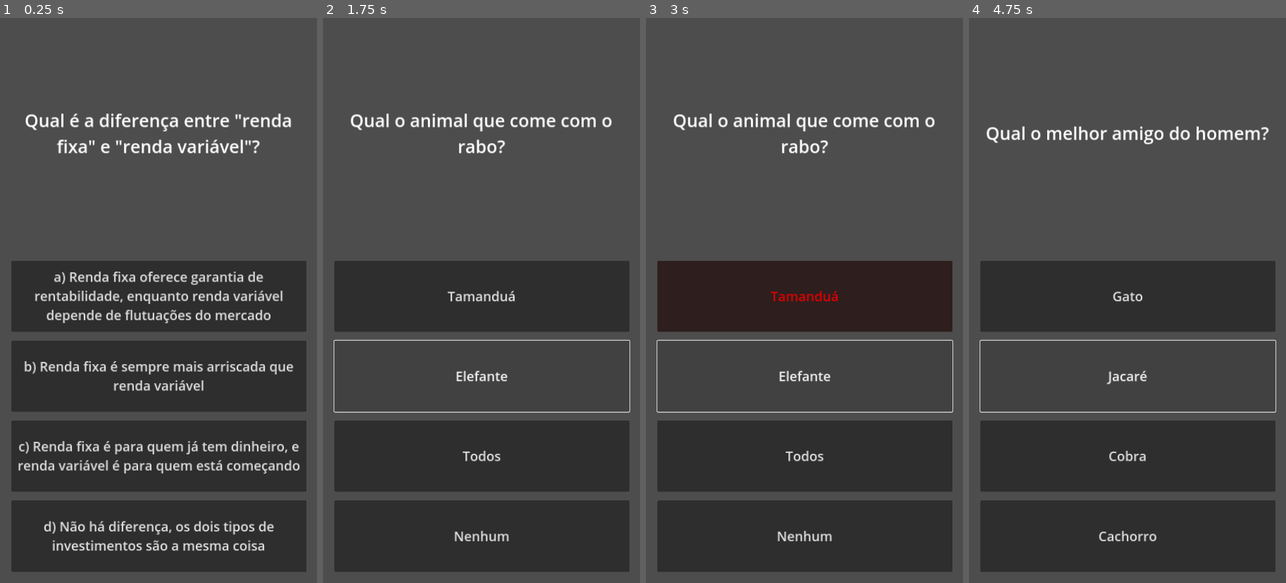
Above: before the commit, frames 1-4 (left to right).
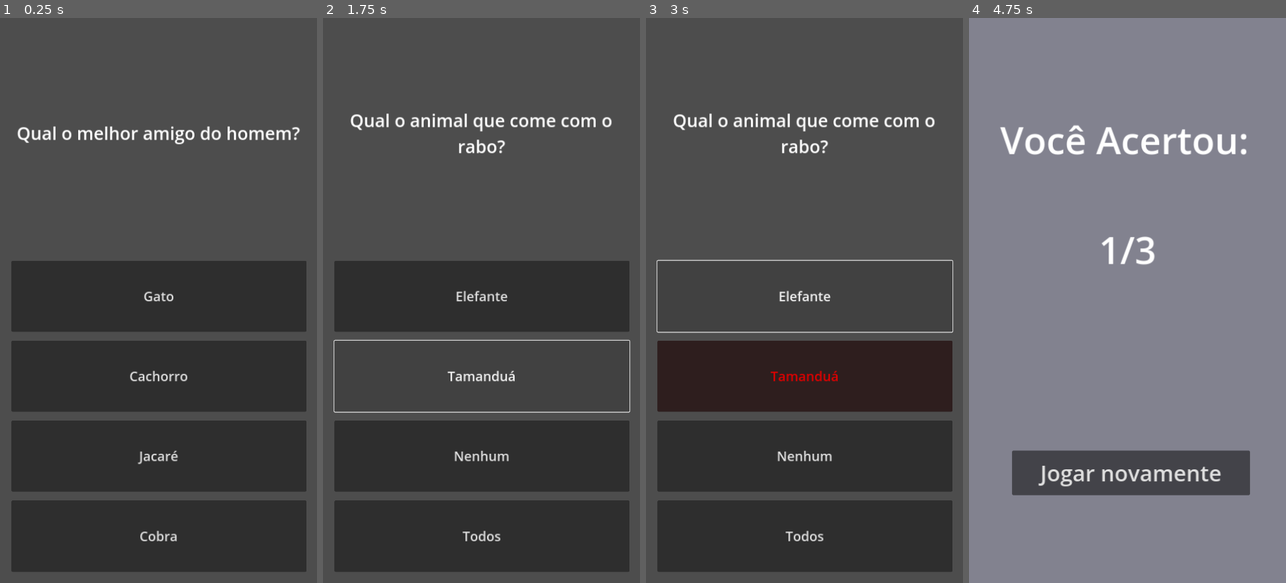
Above: after the commit, the same moments.

Repository: TiagoGeografiaBacharelado/Financial_Education_Quiz
Game: Godot game, scene res://scenes/main.tscn
Two runs of this game, one before a commit and one after it. Both use one fixed random seed, a clock stepped at 60 frames per second and the inputs below.
Inputs:
- Up to frame 1 (0.25 s): no input
- Up to frame 2 (1.75 s): click "a) Renda fixa oferece garanti…" (after the commit: "Gato") at 0.5 s; click "b) Renda fixa é sempre mais a…" (after the commit: "Cachorro") at 1.25 s
- Up to frame 3 (3 s): click "Tamanduá" at 2 s; click "Elefante" at 2.75 s
- Up to frame 4 (4.75 s): click "Gato" (after the commit: "Renda fixa oferece garantia d…") at 3.5 s; click "Jacaré" (after the commit: "Renda fixa é para quem já tem…") at 4.25 s

The runs differ from the first frame. In frame 1, 8.7% of the frame differs, in the area x 5-95%, y 16-95%; in frame 2, 0.8%; in frame 3, 25%; in frame 4, 99%, in the area x 0-100%, y 0-100%.
Error before the commit: Invalid access to property or key 'question_info' on a base object of type 'Nil'. (res://scripts/controllers/gamer_controller.gd:33)

Commit message:
Update
jogo "completo"

Diff:
--- a/resources/varied/question/Qual_e_a_diferença_entre_renda_fixa_e_renda_variável.tres
+++ b/resources/varied/question/Qual_e_a_diferença_entre_renda_fixa_e_renda_variável.tres
@@ -6,5 +6,5 @@
 script = ExtResource("1_1l108")
 question_info = "Qual é a diferença entre \"renda fixa\" e \"renda variável\"?"
 type = 0
-options = Array[String](["a) Renda fixa oferece garantia de rentabilidade, enquanto renda variável depende de flutuações do mercado", "b) Renda fixa é sempre mais arriscada que renda variável", "c) Renda fixa é para quem já tem dinheiro, e renda variável é para quem está começando", "d) Não há diferença, os dois tipos de investimentos são a mesma coisa"])
-correct = "a) Renda fixa oferece garantia de rentabilidade, enquanto renda variável depende de flutuações do mercado"
+options = Array[String](["Renda fixa oferece garantia de rentabilidade, enquanto renda variável depende de flutuações do mercado", "Renda fixa é sempre mais arriscada que renda variável", "Renda fixa é para quem já tem dinheiro, e renda variável é para quem está começando", "Não há diferença, os dois tipos de investimentos são a mesma coisa"])
+correct = "Renda fixa oferece garantia de rentabilidade, enquanto renda variável depende de flutuações do mercado"
--- a/resources/varied/theme/theme_varied.tres
+++ b/resources/varied/theme/theme_varied.tres
@@ -8,4 +8,4 @@
 
 [resource]
 script = ExtResource("1_ffbww")
-theme = Array[ExtResource("2_a5jpi")]([ExtResource("3_4dxc5"), ExtResource("4_sre32"), ExtResource("5_ld80x"), null, null, null, null, null, null, null, null, null, null, null, null, null, null, null, null, null])
+theme = Array[ExtResource("2_a5jpi")]([ExtResource("3_4dxc5"), ExtResource("4_sre32"), ExtResource("5_ld80x")])
--- a/scenes/main.tscn
+++ b/scenes/main.tscn
@@ -104,8 +104,64 @@
 theme_override_font_sizes/font_size = 30
 autowrap_mode = 2
 
+[node name="GamerOver" type="ColorRect" parent="Content"]
+visible = false
+layout_mode = 1
+anchors_preset = 15
+anchor_right = 1.0
+anchor_bottom = 1.0
+grow_horizontal = 2
+grow_vertical = 2
+color = Color(0.509766, 0.509766, 0.5625, 1)
+
+[node name="Title" type="Label" parent="Content/GamerOver"]
+layout_mode = 1
+anchors_preset = 5
+anchor_left = 0.5
+anchor_right = 0.5
+offset_left = -289.0
+offset_top = 217.0
+offset_right = 275.0
+offset_bottom = 333.0
+grow_horizontal = 2
+theme_override_font_sizes/font_size = 85
+text = "Você Acertou:"
+
+[node name="Score" type="Label" parent="Content/GamerOver"]
+layout_mode = 1
+anchors_preset = 5
+anchor_left = 0.5
+anchor_right = 0.5
+offset_left = -201.0
+offset_top = 466.0
+offset_right = 202.0
+offset_bottom = 582.0
+grow_horizontal = 2
+theme_override_font_sizes/font_size = 85
+text = "0/0:"
+horizontal_alignment = 1
+vertical_alignment = 1
+
+[node name="Button" type="Button" parent="Content/GamerOver"]
+layout_mode = 1
+anchors_preset = 7
+anchor_left = 0.5
+anchor_top = 1.0
+anchor_right = 0.5
+anchor_bottom = 1.0
+offset_left = -262.0
+offset_top = -300.0
+offset_right = 278.0
+offset_bottom = -199.0
+grow_horizontal = 2
+grow_vertical = 0
+theme_override_font_sizes/font_size = 50
+text = "Jogar novamente"
+
 [node name="AudioCorrect" type="AudioStreamPlayer" parent="."]
 stream = ExtResource("3_36yv7")
 
 [node name="AudioIncorrect" type="AudioStreamPlayer" parent="."]
 stream = ExtResource("4_1837i")
+
+[connection signal="pressed" from="Content/GamerOver/Button" to="." method="_on_button_pressed"]
--- a/scripts/controllers/gamer_controller.gd
+++ b/scripts/controllers/gamer_controller.gd
@@ -18,10 +18,11 @@
 
 
 func _ready() -> void:
+	correct = 0
 	for button in $Content/QuestionHolder.get_children():
 		buttons.append(button)
 
-
+	randomize_array(quiz.theme)
 	load_quiz()
 
 
@@ -31,8 +32,8 @@
 		return
 
 	question_texts.text = current_quiz.question_info
+	var options = randomize_array(current_quiz.options)
 
-	var options = current_quiz.options
 	for i in buttons.size():
 		buttons[i].text = options[i]
 		buttons[i].pressed.connect(_buttons_answer.bind(buttons[i]))
@@ -60,6 +61,7 @@
 func _buttons_answer(button) -> void:
 	if current_quiz.correct == button.text:
 		button.modulate = color_right
+		correct += 1
 		$AudioCorrect.play()
 	else:
 		button.modulate = color_wrong
@@ -85,5 +87,14 @@
 	index += 1
 	load_quiz()
 
+func randomize_array(array: Array) -> Array:
+	var array_temp = array
+	array_temp.shuffle()
+	return array_temp
+
 func _game_over() -> void:
-	print("acabaram as perguntas...")
+	$Content/GamerOver.show()
+	$Content/GamerOver/Score.text = str(correct, "/", quiz.theme.size())
+
+func _on_button_pressed() -> void:
+	get_tree().reload_current_scene()
